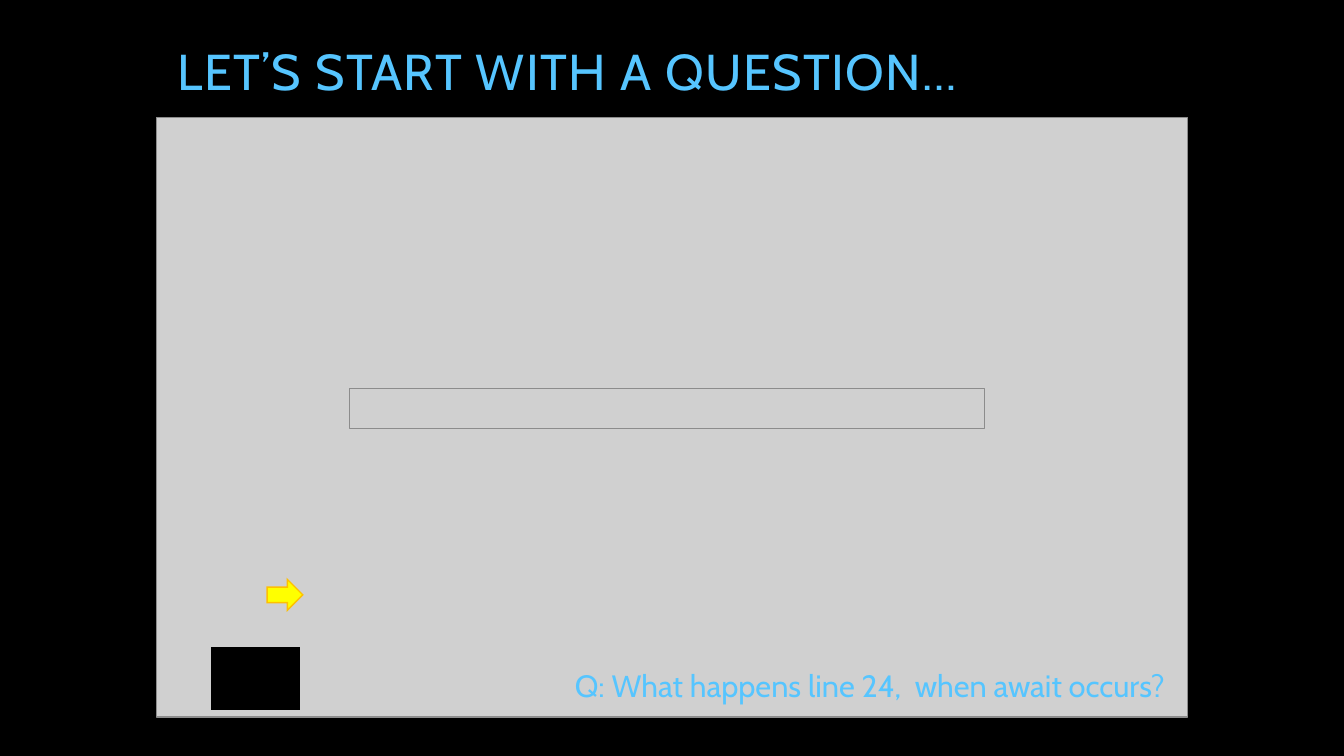
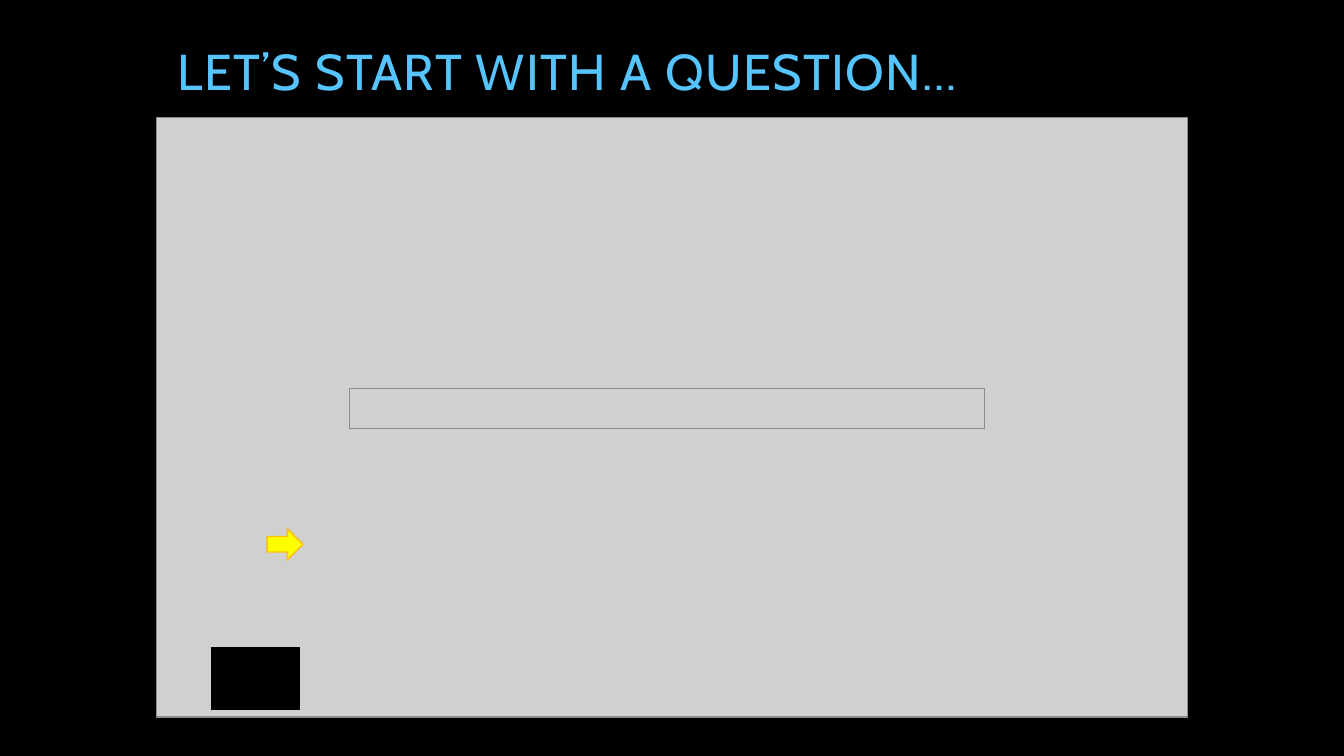
Before and after one commit to tpierrain/talk-AsyncAwait, a slide deck: slide 8 of AsyncAwait...ohWait.pptx (slide 7 before the commit). Drawn at 1344x756 pixels with LibreOffice and Linux fonts; fonts in the diff are those of the drawing; grey boxes stand for pictures; background and template pictures are left out. Boxes give left, top, right and bottom in pixels: in the first picture for what was removed or moved away, otherwise in the second. Text is boxed around its words. In the diff, an @@ line names an element or a change of style, - is before the commit and + after.

```diff
--- a/AsyncAwait...ohWait.pptx
+++ b/AsyncAwait...ohWait.pptx
@@ right arrow moved from (x1=267, y1=580, x2=302, y2=611) to (x1=267, y1=529, x2=302, y2=561) @@
@@ text removed at (x1=575, y1=674, x2=1165, y2=704) @@
-Q: What happens line 24, when await occurs?
```
Also in this commit, not shown: 18 other slides changed, 7 slides added.
